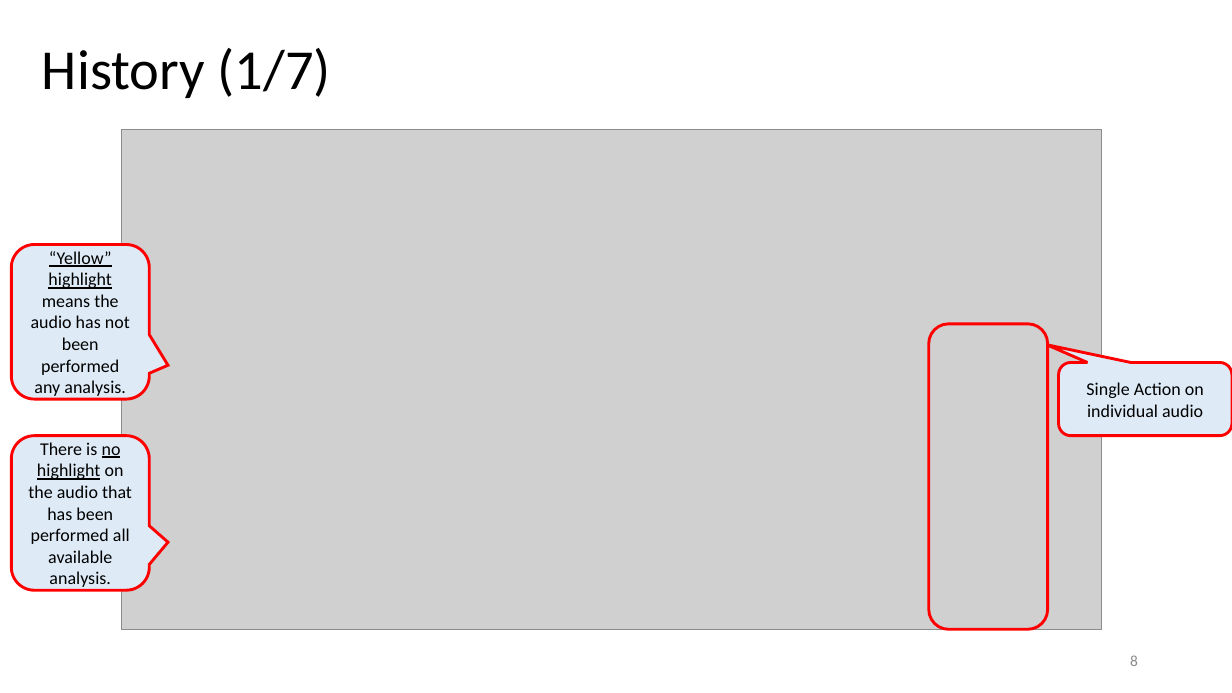
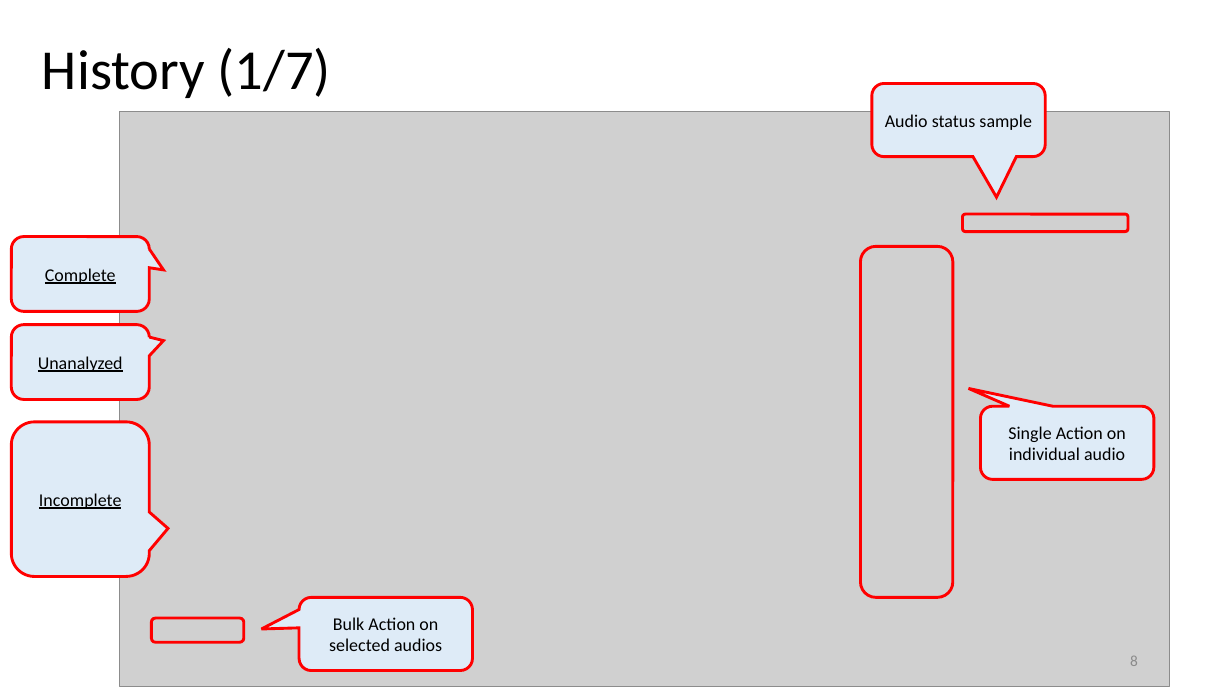
Before and after one commit to ZirconiumZr/UOB_SIT, a slide deck: slide 8 of uob_website/analysis/utils/Voice_To_Text_Analysis_Web_UserGuide.pptx. Drawn at 1232x693 pixels with LibreOffice and Linux fonts; fonts in the diff are those of the drawing; grey boxes stand for pictures. Boxes give left, top, right and bottom in pixels: in the first picture for what was removed or moved away, otherwise in the second. Text is boxed around its words. In the diff, an @@ line names an element or a change of style, - is before the commit and + after.

```diff
--- a/uob_website/analysis/utils/Voice_To_Text_Analysis_Web_UserGuide.pptx
+++ b/uob_website/analysis/utils/Voice_To_Text_Analysis_Web_UserGuide.pptx
@@ rounded speech box added at (872,83,1046,156), fill #DEEBF7, outline #FF0000 2.25 pt, 14 pt, text #000000 @@
+Audio status sample
@@ picture: place and size @@
-picture at (121,129,1102,629)
+picture at (120,112,1169,687)
@@ rounded speech box added at (11,237,149,311), fill #DEEBF7, outline #FF0000 2.25 pt, 14 pt, text #000000, underline @@
+Complete
@@ rounded rectangle added at (963,214,1128,232), outline #FF0000 2.25 pt @@
@@ rounded rectangle: place and size @@
-rounded rectangle at (929,324,1048,630)
+rounded rectangle at (860,247,953,598)
@@ rounded speech box "Unanalyzed": place and size @@
-rounded speech box "Unanalyzed" at (11,245,149,399)
+rounded speech box "Unanalyzed" at (11,324,149,399)
@@ rounded speech box "Unanalyzed" at (11,324,149,399): proportions changed @@
@@ text in rounded speech box at (38,356,123,372): text changed @@
-“Yellow” highlight means the audio has not been performed any analysis.
+Unanalyzed
@@ rounded speech box "Single Action on individual audio": place and size @@
-rounded speech box "Single Action on individual audio" at (1059,362,1232,435)
+rounded speech box "Single Action on individual audio" at (981,407,1154,480)
@@ rounded speech box "Incomplete": place and size @@
-rounded speech box "Incomplete" at (11,436,149,591)
+rounded speech box "Incomplete" at (11,422,149,577)
@@ text in rounded speech box at (39,493,122,509): text changed @@
-There is no highlight on the audio that has been performed all available analysis.
+Incomplete
@@ rounded speech box added at (299,598,473,671), fill #DEEBF7, outline #FF0000 2.25 pt, 14 pt, text #000000 @@
+Bulk Action on selected audios
@@ rounded rectangle added at (152,618,244,642), outline #FF0000 2.25 pt @@
```
Also in this commit, not shown: 5 other slides changed.
